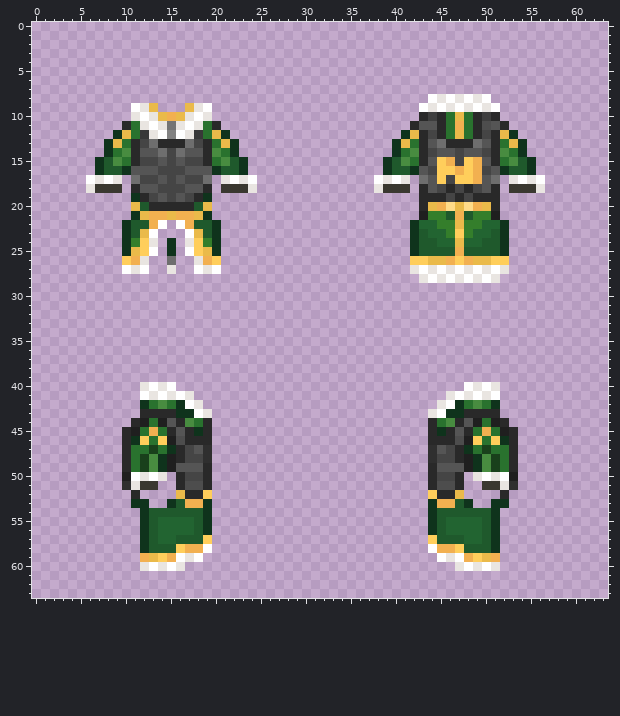
Edited in one commit: pixel-art sprite (Resources/Textures/DeadSpace/Clothing/OuterClothing/WinterCoats/cc_warden_winter_coat.rsi/equipped-OUTERCLOTHING.png). Above: the version before the commit.
The file is 64x64 pixels. Colours within 5 levels of each other are drawn and written as one.
Now the later version:
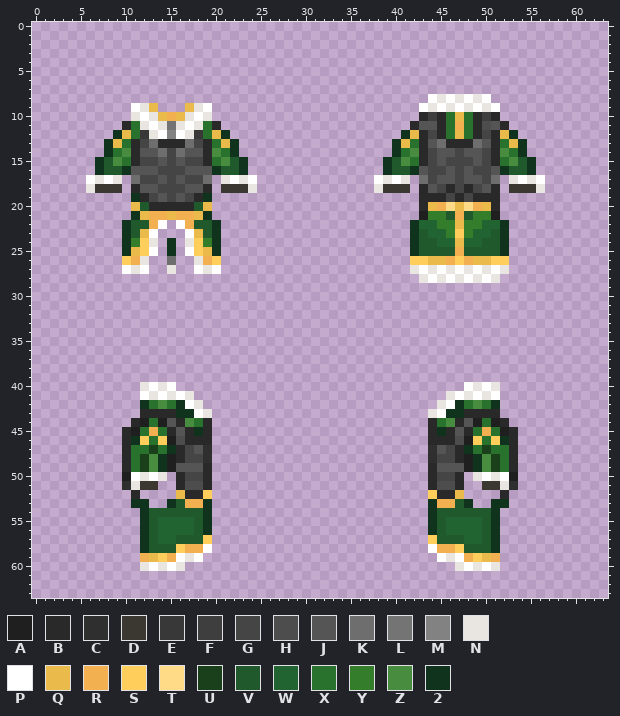
Palette (. is transparent): A #1f1f1f  B #292929  C #2f2f2f  D #3a3830  E #383838  F #3e3e3e  G #454545  H #4d4d4d  J #555555  K #6e6e6e  L #747474  M #828282  N #e9e5e1  P #ffffff  Q #eaba4a  R #f2b050  S #ffce5b  T #ffdb88  U #19401b  V #1f592c  W #226431  X #29722e  Y #347e2b  Z #488c40  2 #0f331c
The edit:
y 15: x 44..46 JSR -> GJG; x 48..50 SRJ -> GJG
y 16: x 45..49 SSRSR -> GJGJG
y 17: x 44..50 JSGSSRJ -> GJJGJJG
Boxes around the changes in both pictures, in picture pixels (x1, y1, x2, y2):
changed: (428, 157, 491, 184)
